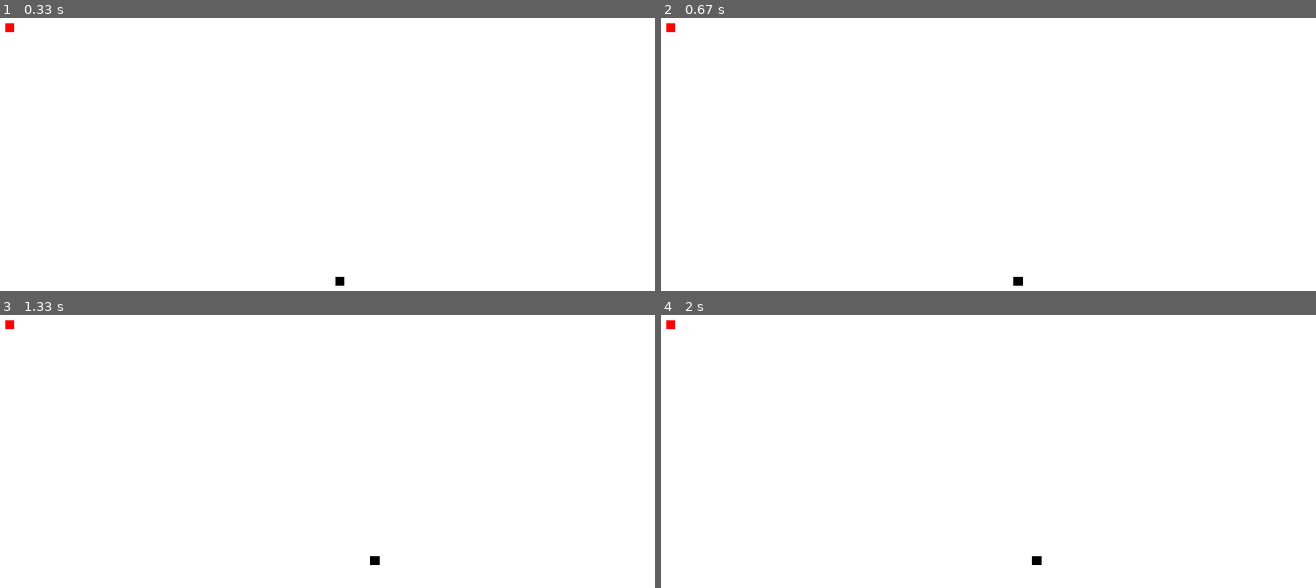
Above: before the commit, frames 1-4 (two rows, left to right).
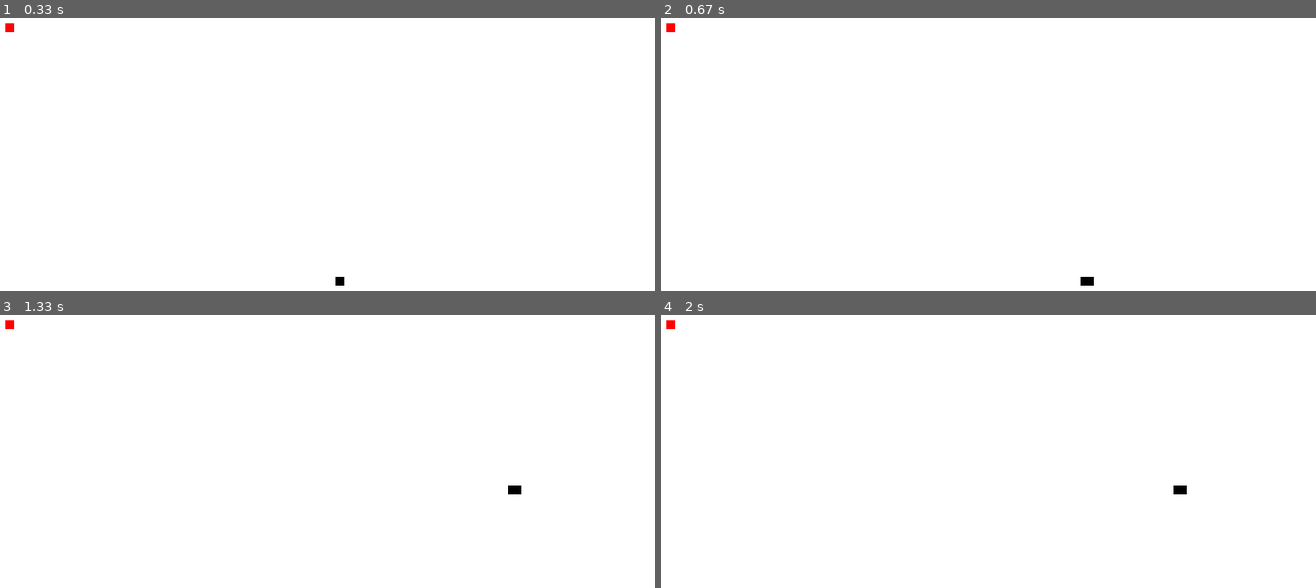
Above: after the commit, the same moments.

Repository: vamshigunji183/pygame
Game: pygame game, started from snakegame/snakegame.py
Two runs of this game, one before a commit and one after it. Both use one fixed random seed, a clock stepped at 60 frames per second and the inputs below.
Inputs:
- Up to frame 1 (0.33 s): no input
- Up to frame 2 (0.67 s): hold Right from 0.33 s (still down)
- Up to frame 3 (1.33 s): release Right at 0.8 s; hold Up 0.83-1.13 s; hold Right from 1.17 s (still down)
- Up to frame 4 (2 s): release Right at 1.63 s; hold Left from 1.67 s (still down)

Frame 1 is identical in both runs. In frame 2, 0.1% of the frame differs, in the area x 53-67%, y 94-99%; in frame 3, 0.1%; in frame 4, 0.1%.

Commit message:
Snake
Snake game without snake not kill functions

Diff:
--- a/snakegame/snakegame.py
+++ b/snakegame/snakegame.py
@@ -56,16 +56,16 @@
 
             if event.type==pygame.KEYDOWN:
                 if event.key==pygame.K_LEFT:
-                    x_change=-1
+                    x_change=-5
                     y_change=0
                 if event.key==pygame.K_RIGHT:
-                    x_change= 1
+                    x_change= 5
                     y_change = 0
                 if event.key==pygame.K_UP:
-                    y_change= -1
+                    y_change= -5
                     x_change = 0
                 if event.key==pygame.K_DOWN:
-                    y_change= 1
+                    y_change= 5
                     x_change = 0
 
             '''if event.type==pygame.KEYUP:
